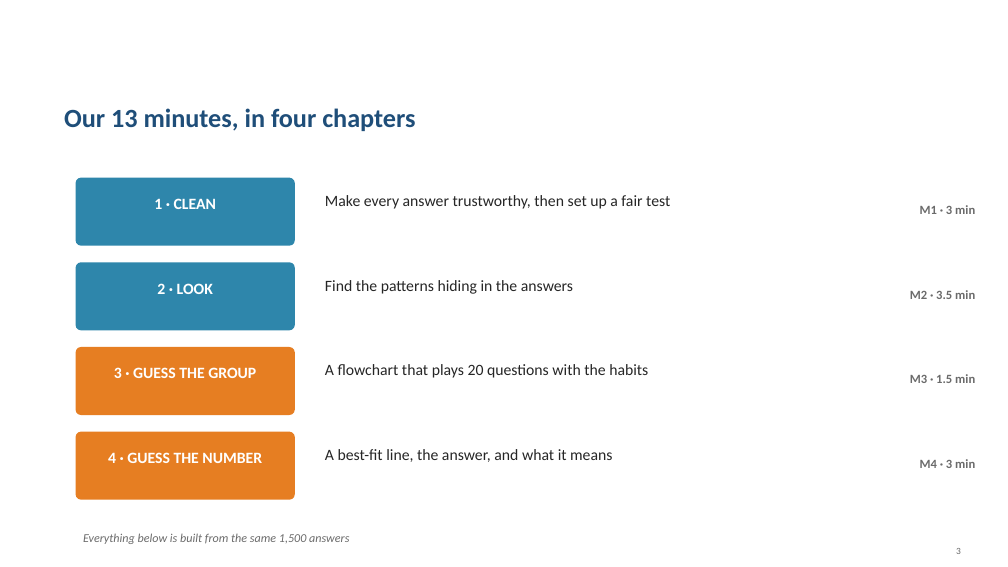
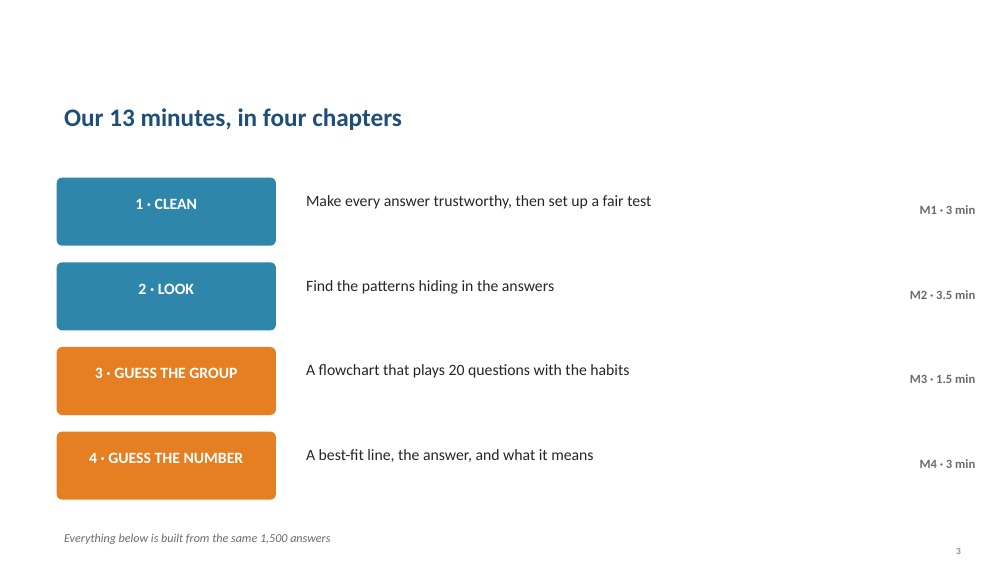
Before and after one commit to jaismine19/social-media-stress-analysis, a slide deck: slide 3 of presentation/Social_Media_Stress_Presentation.pptx. Drawn at 1008x567 pixels with LibreOffice and Linux fonts; fonts in the diff are those of the drawing. Boxes give left, top, right and bottom in pixels: in the first picture for what was removed or moved away, otherwise in the second. Text is boxed around its words. In the diff, an @@ line names an element or a change of style, - is before the commit and + after.

Commit message:
Enforce strict layout grid: identical margins, panel sizes, chip positions and takeaway bars on every slide

```diff
--- a/presentation/Social_Media_Stress_Presentation.pptx
+++ b/presentation/Social_Media_Stress_Presentation.pptx
@@ text "Our 13 minutes, in four ..." at [64,108,402,130]: size 25 to 24 pt @@
@@ text "Make every answer trustworthy, then ...": place and size @@
-text "Make every answer trustworthy, then ..." at [325,195,670,209]
+text "Make every answer trustworthy, then ..." at [306,195,651,209]
@@ text "Find the patterns hiding in ...": place and size @@
-text "Find the patterns hiding in ..." at [325,280,573,294]
+text "Find the patterns hiding in ..." at [306,280,554,294]
@@ text "A flowchart that plays 20 ...": place and size @@
-text "A flowchart that plays 20 ..." at [325,364,648,378]
+text "A flowchart that plays 20 ..." at [306,364,629,378]
@@ 5 texts, 4 rounded rectangles: place and size @@
-5 texts, 4 rounded rectangles at [76,178,349,544]
+5 texts, 4 rounded rectangles at [57,178,330,544]
@@ text "A best-fit line, the answer, ...": place and size @@
-text "A best-fit line, the answer, ..." at [325,449,612,462]
+text "A best-fit line, the answer, ..." at [306,449,593,462]
```
Also in this commit, not shown: 18 other slides changed.
